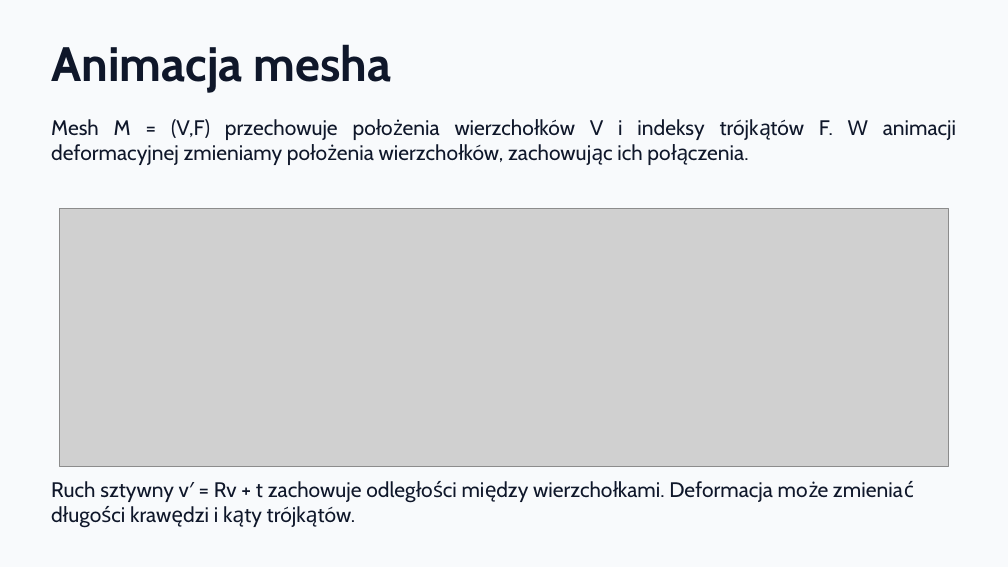
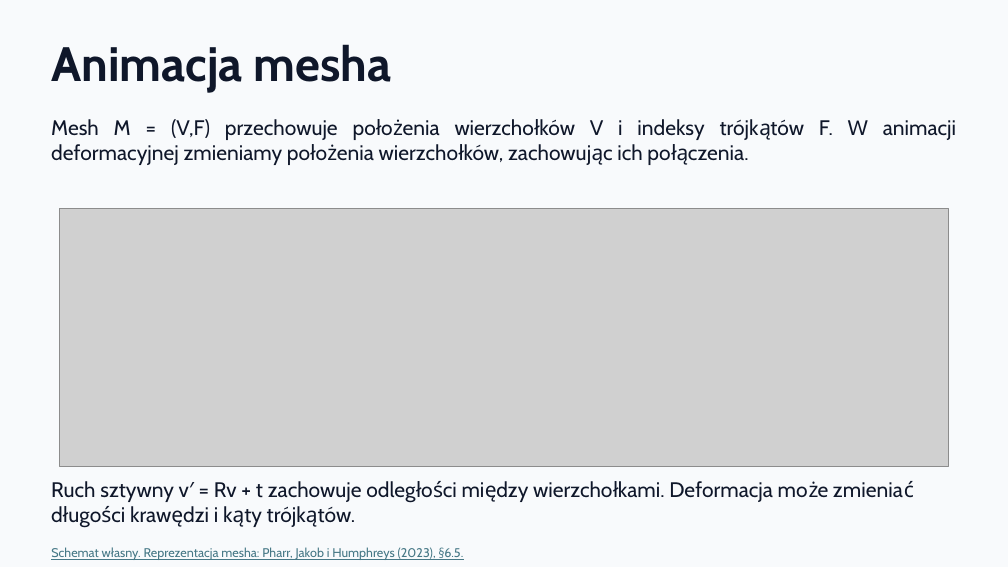
Before and after one commit to KajetanOzog/lab_6, a slide deck: slide 39 of prezentacja.pptx. Drawn at 1008x567 pixels with LibreOffice and Linux fonts; fonts in the diff are those of the drawing; grey boxes stand for pictures. Boxes give left, top, right and bottom in pixels: in the first picture for what was removed or moved away, otherwise in the second. Text is boxed around its words. In the diff, an @@ line names an element or a change of style, - is before the commit and + after.

```diff
--- a/prezentacja.pptx
+++ b/prezentacja.pptx
@@ text added at <box>51,547,464,560</box>, 12 pt, text #467886, underline @@
+Schemat własny. Reprezentacja mesha: Pharr, Jakob i Humphreys (2023), §6.5.
```
Also in this commit, not shown: 16 other slides changed, 3 other files.
